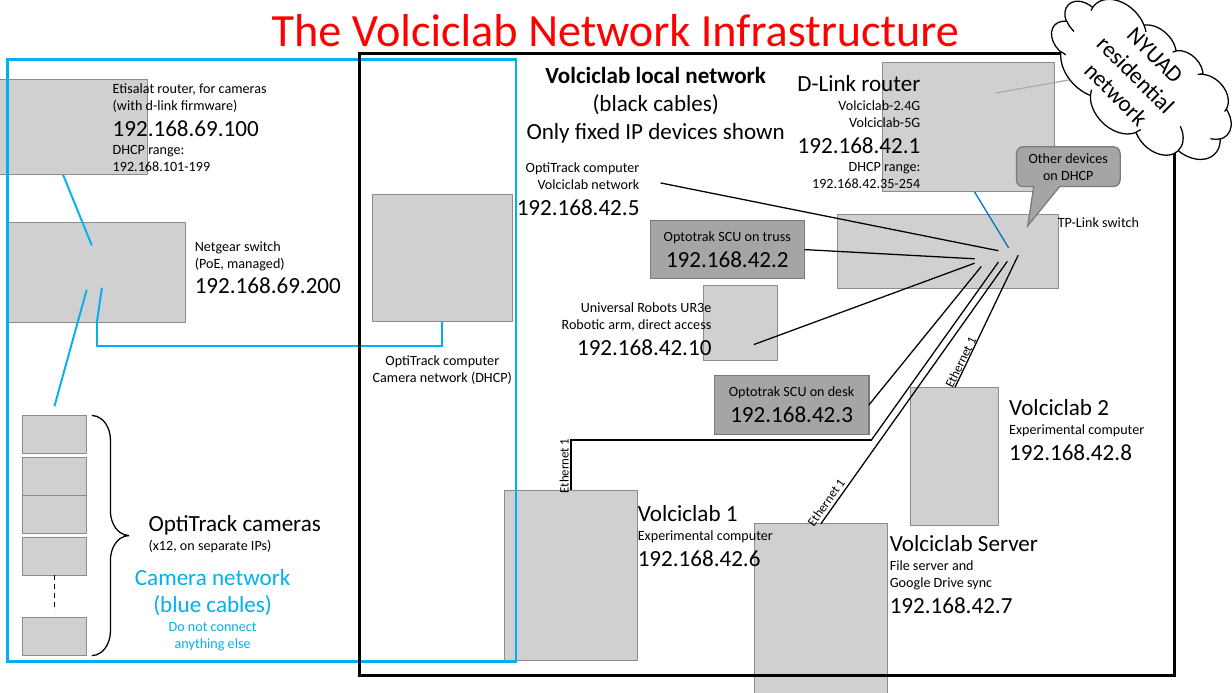
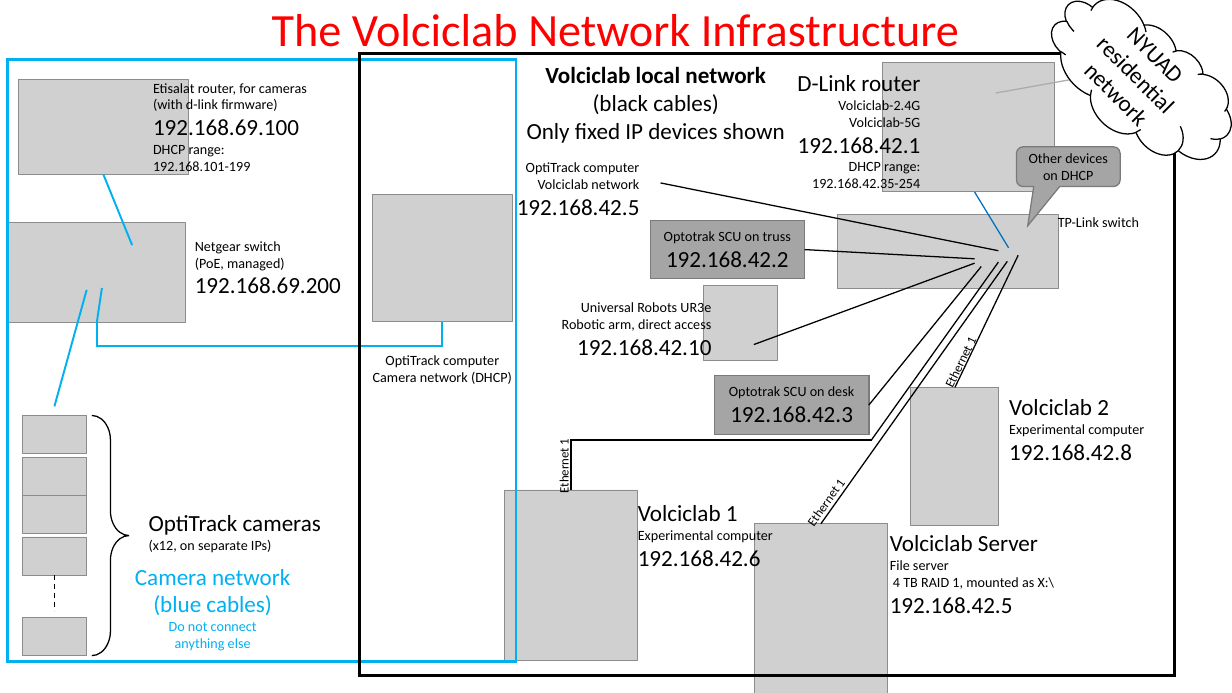
Before and after one commit to ha5dzs/volciclab-utilities, a slide deck: slide 1 of img/volciclab_network.pptx. Drawn at 1232x693 pixels with LibreOffice and Linux fonts; fonts in the diff are those of the drawing; grey boxes stand for pictures. Boxes give left, top, right and bottom in pixels: in the first picture for what was removed or moved away, otherwise in the second. Text is boxed around its words. In the diff, an @@ line names an element or a change of style, - is before the commit and + after.

```diff
--- a/img/volciclab_network.pptx
+++ b/img/volciclab_network.pptx
@@ 1 picture, 1 text, 1 line: place and size @@
-1 picture, 1 text, 1 line at <box>0,79,267,246</box>
+1 picture, 1 text, 1 line at <box>18,79,307,245</box>
@@ text at <box>890,560,1055,613</box>: text changed @@
-File server and
-Google Drive sync
-192.168.42.7
+File server
+4 TB RAID 1, mounted as X:\
+192.168.42.5
```
Also in this commit, not shown: 3 other files.
